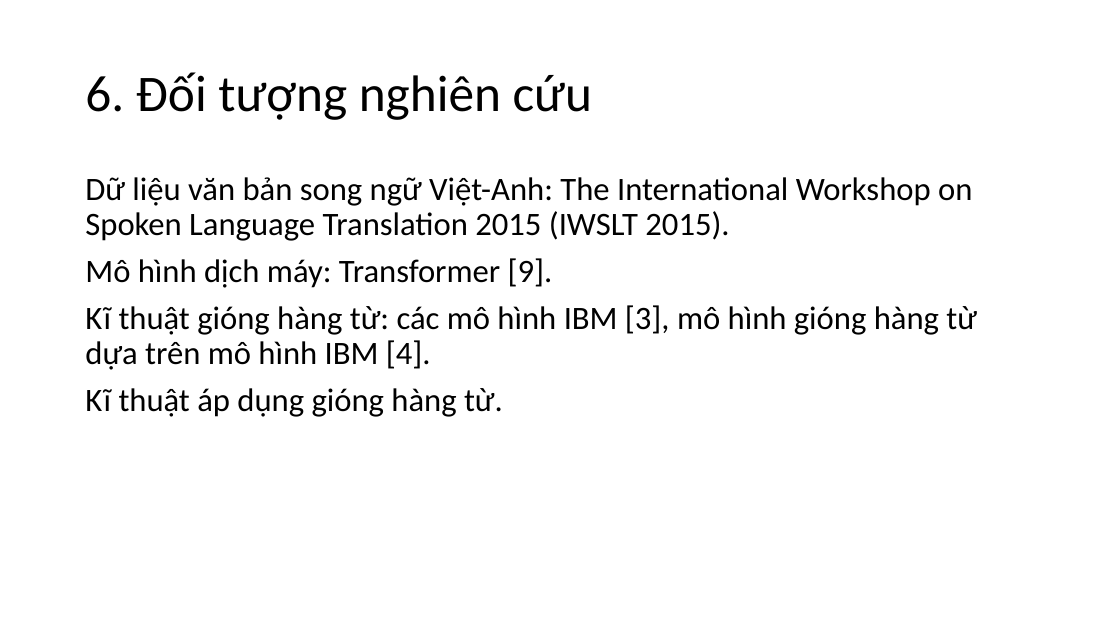
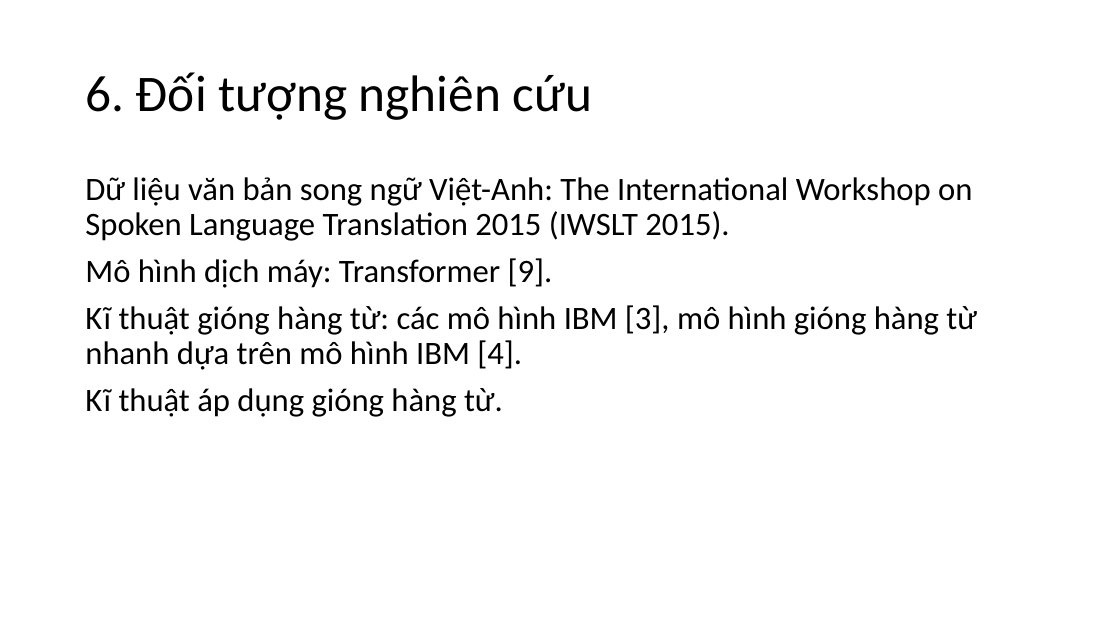
Before and after one commit to nguyenduyhanlam/Improving-Vietnamese-English-neural-machine-translation-with-guiding-word-alignments, a slide deck: slide 12 of dcct.pptx. Drawn at 1120x630 pixels with LibreOffice and Linux fonts; fonts in the diff are those of the drawing. Boxes give left, top, right and bottom in pixels: in the first picture for what was removed or moved away, otherwise in the second. Text is boxed around its words. In the diff, an @@ line names an element or a change of style, - is before the commit and + after.

Commit message:
update

```diff
--- a/dcct.pptx
+++ b/dcct.pptx
@@ text at (x1=85, y1=305, x2=977, y2=370): text changed @@
-Kĩ thuật gióng hàng từ: các mô hình IBM [3], mô hình gióng hàng từ dựa trên mô hình IBM [4].
+Kĩ thuật gióng hàng từ: các mô hình IBM [3], mô hình gióng hàng từ nhanh dựa trên mô hình IBM [4].
```
Also in this commit, not shown: 5 other slides changed, 13 slides added.
